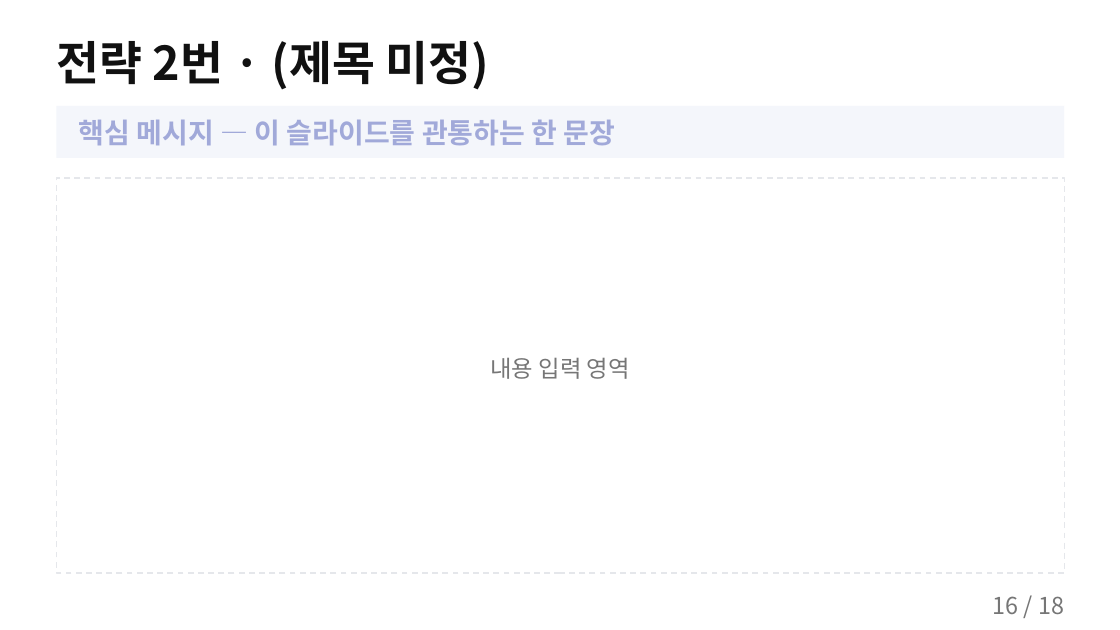
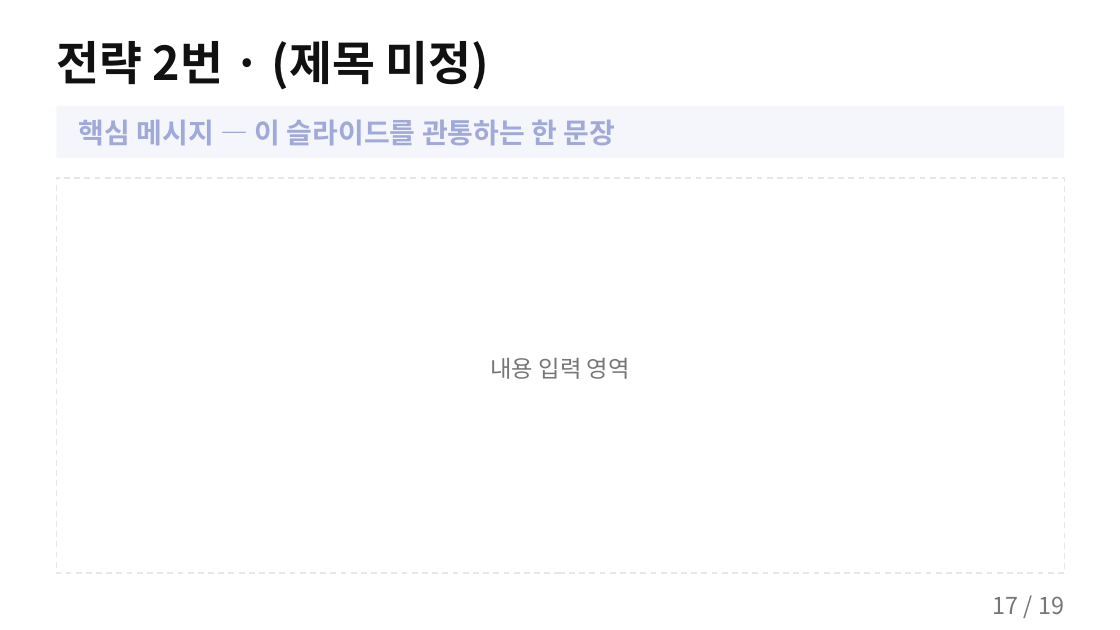
Before and after one commit to k31001/action-learning, a slide deck: slide 17 of outputs/presentation/storyline-common-overview.pptx (slide 16 before the commit). Drawn at 1120x630 pixels with LibreOffice and Linux fonts; fonts in the diff are those of the drawing. Boxes give left, top, right and bottom in pixels: in the first picture for what was removed or moved away, otherwise in the second. Text is boxed around its words. In the diff, an @@ line names an element or a change of style, - is before the commit and + after.

```diff
--- a/outputs/presentation/storyline-common-overview.pptx
+++ b/outputs/presentation/storyline-common-overview.pptx
@@ text at bbox=[993, 596, 1064, 614]: text changed @@
-16 / 18
+17 / 19
```
Also in this commit, not shown: 16 other slides changed, 1 slide added, 6 other files.
